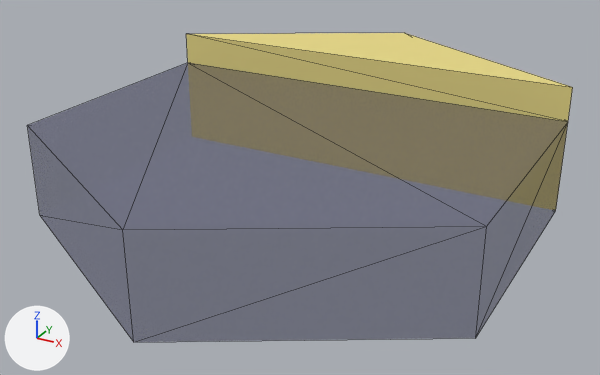
The glTF model assets/models/glTF/HexCell_Beach_Connect_2.glb as it was, and as the next commit left it.
Rendered twice from a 50 mm lens placed at (1.408, -2.555, 1.136), pointed at (0.027, -0.045, -0.119). The axes (+X, +Y, +Z) are drawn at lower left. The lights are the same throughout. Mesh edges are drawn as thin lines.

The older version as bpy lines, for what is in view:
```python
mat_water = principled_material('Water')
mat_water.base_color = (0.0267, 0.0216, 0.114)  # dark blue #2d285f
mat_water.roughness = 1.0
mat_water.alpha = 0.405
me_circle_005 = bpy.data.meshes.new('Circle.005')
me_circle_005.from_pydata(...)  # 15 vertices, 28 faces; spans x -0.87..0.87, y -1.0..1.0, z -0.25..0.25
# faces by material slot: [14, 14]
me_circle_005.materials.append(mat_water)  # dark blue #2d285f
me_circle_005.materials.append(mat_sand)  # yellow #e7d886
ob_hexcell_beach_connect_2 = bpy.data.objects.new('HexCell_Beach_Connect_2', me_circle_005)
ob_hexcell_beach_connect_2.location = (0.0, 0.0, 0.0)
```
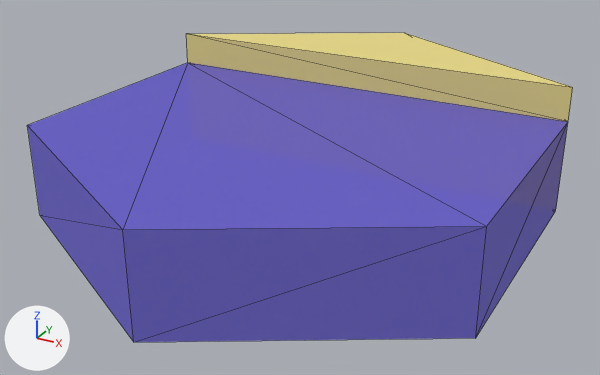
What differs and where, as boxes [x1, y1, x2, y2] in the pictures (600 x 375 px):
'HexCell_Beach_Connect_2', recoloured, surface changed
    both: [27, 41, 568, 342]

The change in detail:
Material 'Water' (mat_water) changes colour from dark blue #2d285f to blue #665bd6; in linear values from (0.0267, 0.0216, 0.114) to (0.133, 0.104, 0.669).
In material 'Water' (mat_water), alpha goes from 0.405 to 0.732.
